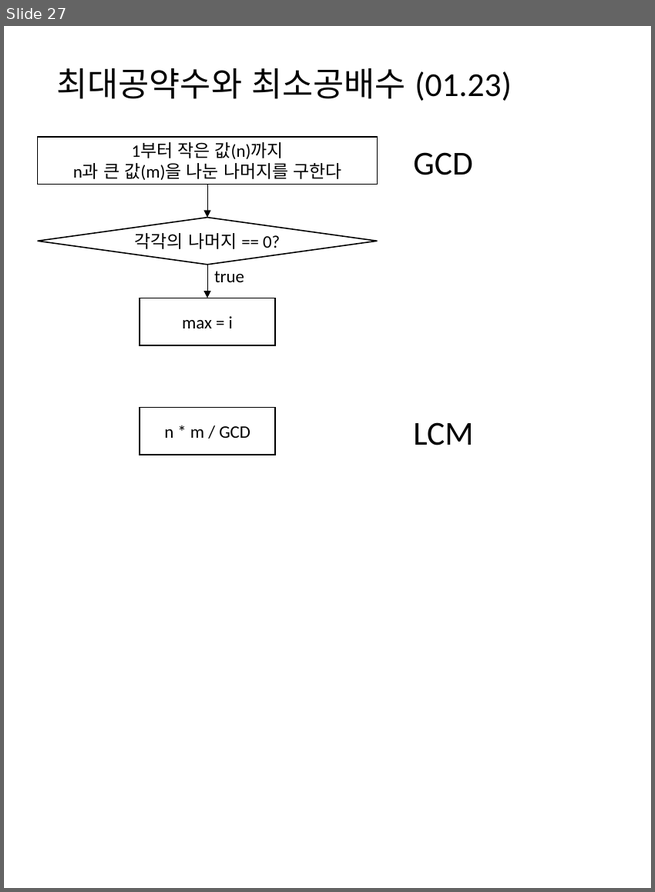
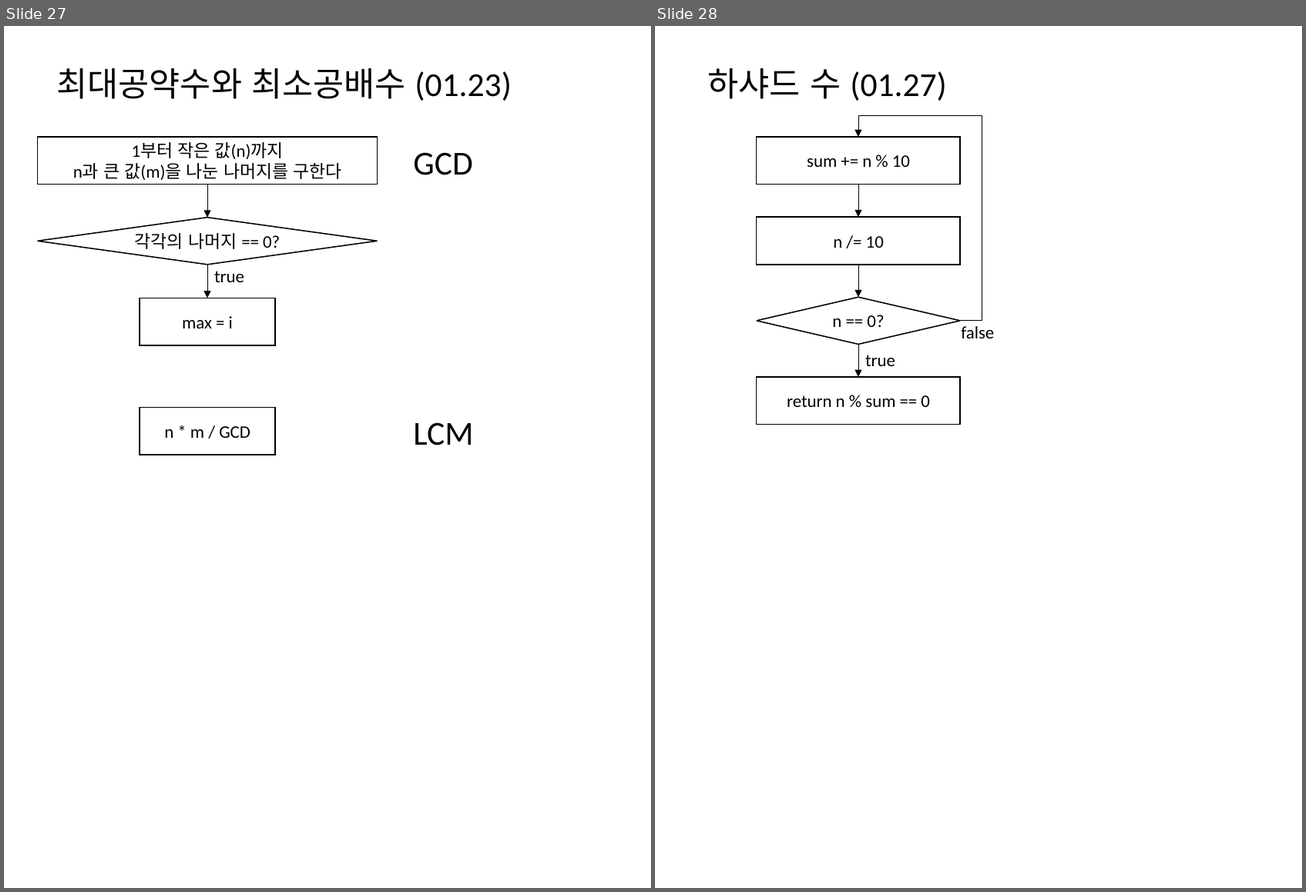
Before and after one commit to mornings9047/Algorithms_Programmers, a slide deck: 알고리즘_프로그래머스_Level01_순서도.pptx. Shown side by side, each under a label of ours: slide 27 before the commit, slides 27 and 28 after it. The pictures are 655x892 and 1306x892 pixels, drawn with LibreOffice and Linux fonts; fonts in the diff are those of the drawing. Boxes give left, top, right and bottom in pixels: in the first picture for what was removed or moved away, otherwise in the second. Text is boxed around its words. In the diff, an @@ line names an element or a change of style, - is before the commit and + after.

Commit message:
하샤드 수

```diff
--- a/알고리즘_프로그래머스_Level01_순서도.pptx
+++ b/알고리즘_프로그래머스_Level01_순서도.pptx
@@ slide 28 added at (655,26,1302,888), background #FFFFFF @@
@@ title added at (708,68,947,101), 28 pt, text #000000 @@
+하샤드 수 (01.27)
@@ group added at (757,115,994,424): 3 rectangles, 3 arrows, 2 texts, 1 diamond, 1 elbow arrow @@
+sum += n % 10
+n /= 10
+n == 0?
+false
+true
+return n % sum == 0
```
Also in this commit, not shown: 2 other files.
